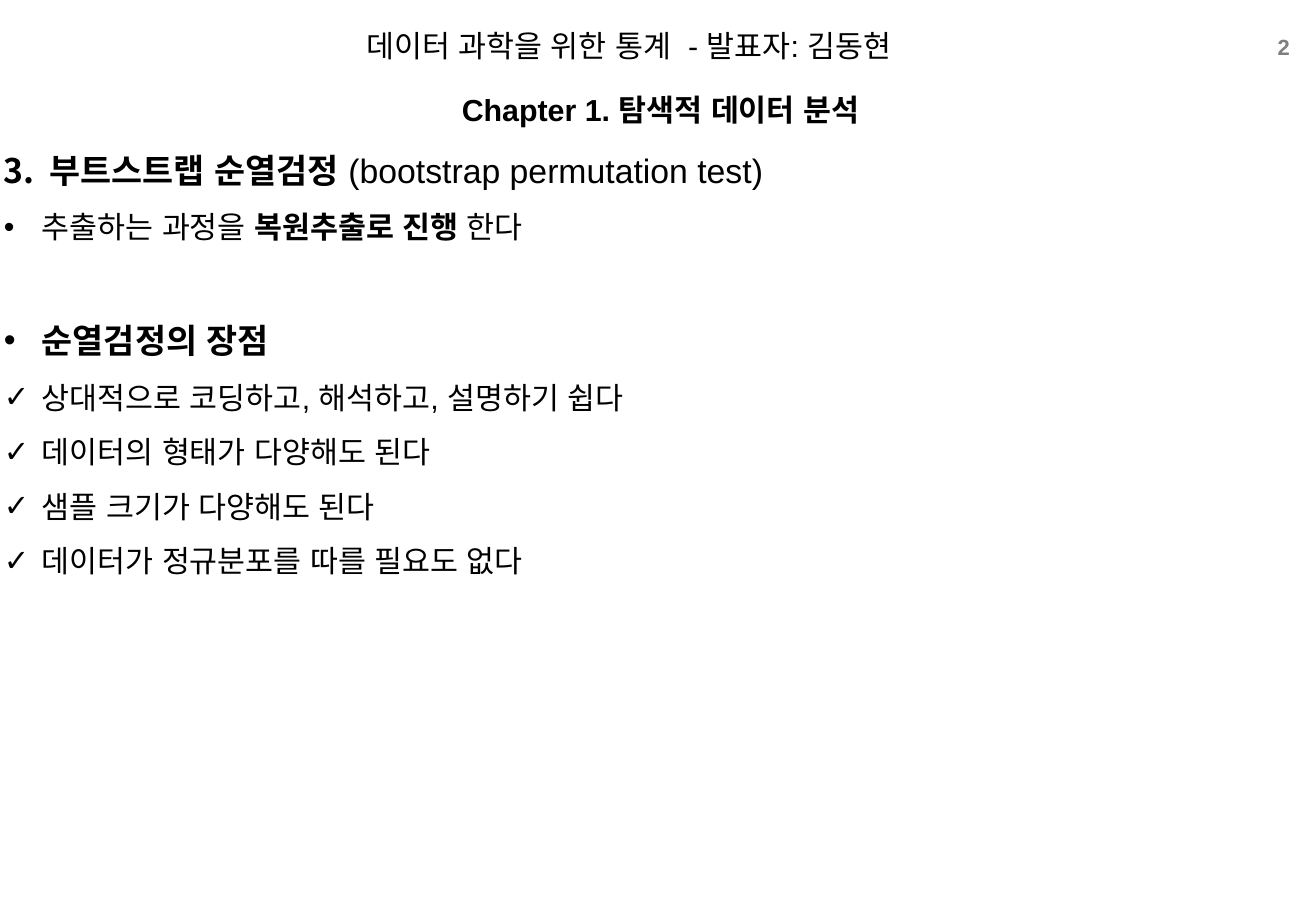
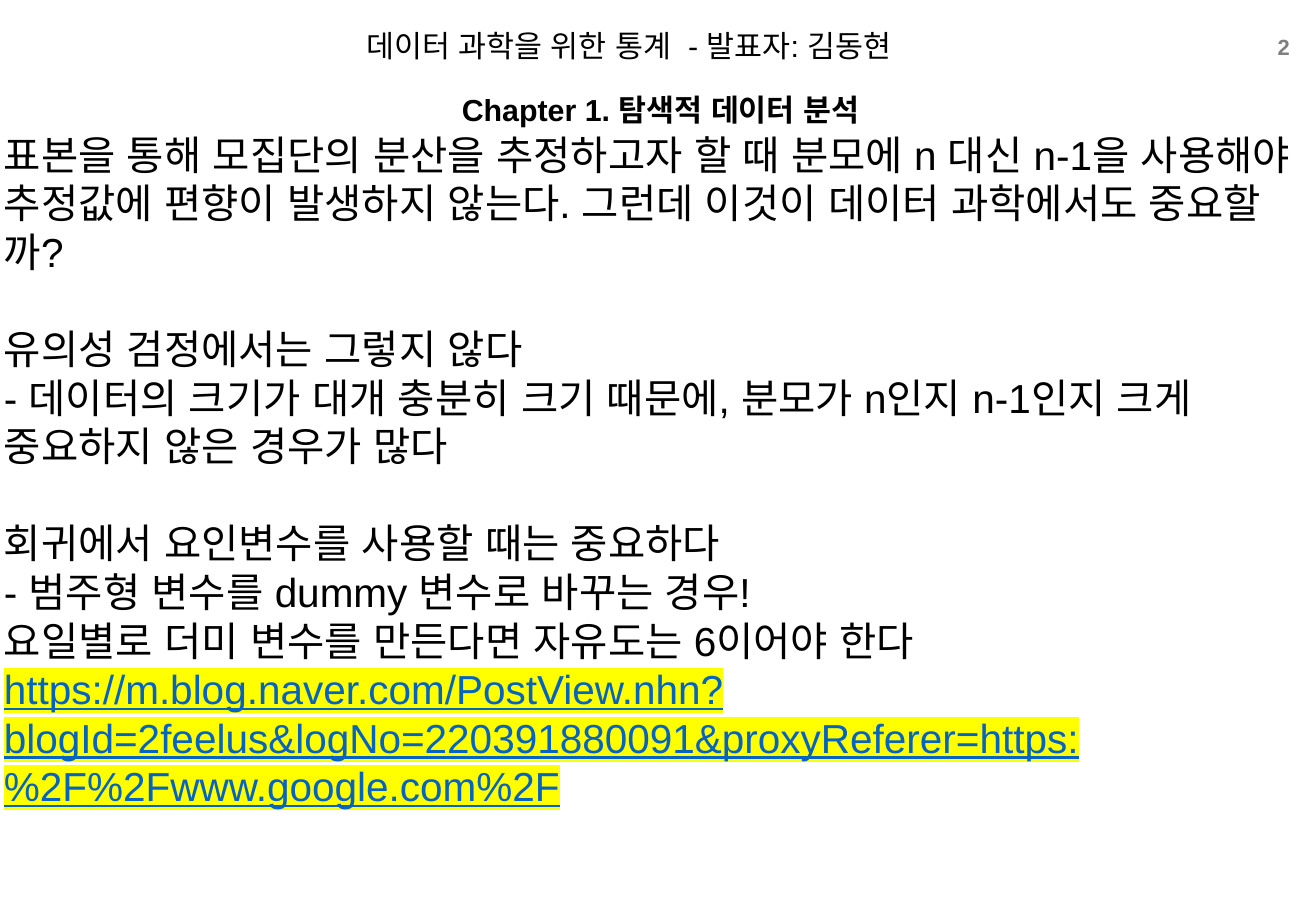
Before and after one commit to xddongx/flexink, a slide deck: slide 2 of study/ppt/[스터디]3.8자유도_KDH.pptx. Drawn at 1316x911 pixels with LibreOffice and Linux fonts; fonts in the diff are those of the drawing; background and template pictures are left out. Boxes give left, top, right and bottom in pixels: in the first picture for what was removed or moved away, otherwise in the second. Text is boxed around its words. In the diff, an @@ line names an element or a change of style, - is before the commit and + after.

```diff
--- a/study/ppt/[스터디]3.8자유도_KDH.pptx
+++ b/study/ppt/[스터디]3.8자유도_KDH.pptx
@@ text at [4, 136, 1290, 809]: text changed; size 18 to 24 pt @@
-3. 부트스트랩 순열검정 (bootstrap permutation test)
-  • 추출하는 과정을 복원추출로 진행 한다
-• 순열검정의 장점
-                ✓ 상대적으로 코딩하고, 해석하고, 설명하기 쉽다
-        ✓ 데이터의 형태가 다양해도 된다
-        ✓ 샘플 크기가 다양해도 된다
-        ✓ 데이터가 정규분포를 따를 필요도 없다
+표본을 통해 모집단의 분산을 추정하고자 할 때 분모에 n 대신 n-1을 사용해야 추정값에 편향이 발생하지 않는다. 그런데 이것이 데이터 과학에서도 중요할까?
+유의성 검정에서는 그렇지 않다
+  - 데이터의 크기가 대개 충분히 크기 때문에, 분모가 n인지 n-1인지 크게 중요하지 않은 경우가 많다
+회귀에서 요인변수를 사용할 때는 중요하다
+  - 범주형 변수를 dummy 변수로 바꾸는 경우!
+  요일별로 더미 변수를 만든다면 자유도는 6이어야 한다
+  https://m.blog.naver.com/PostView.nhn?blogId=2feelus&logNo=220391880091&proxyReferer=https:%2F%2Fwww.google.com%2F
```
Also in this commit, not shown: 1 other slide changed, 1 slide added.
